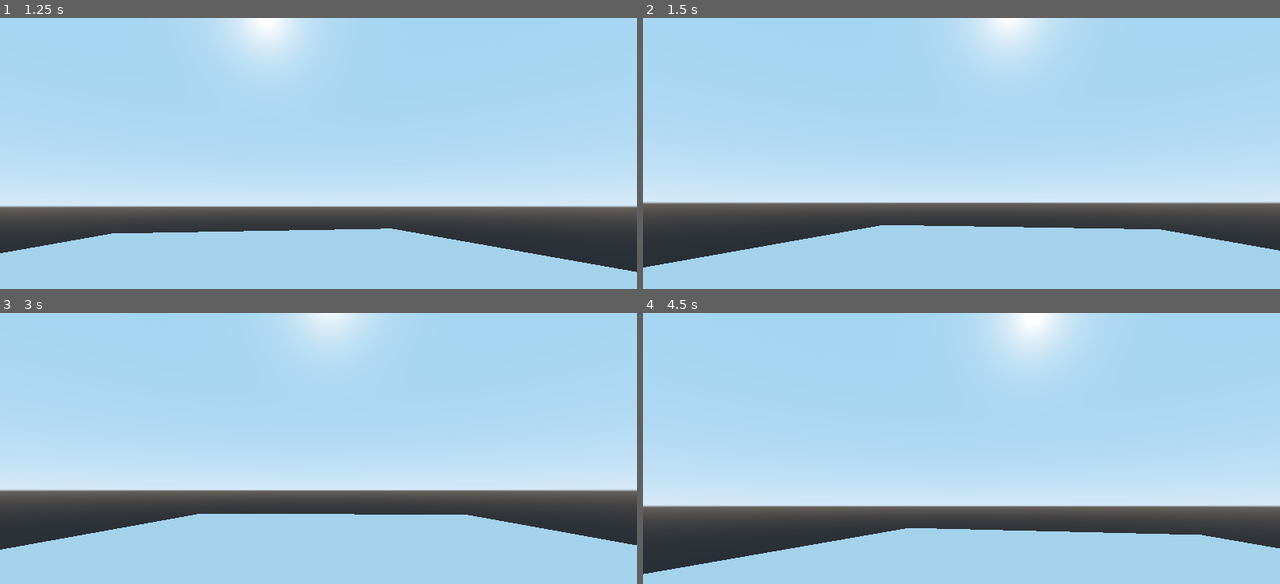
Above: before the commit, frames 1-4 (two rows, left to right).
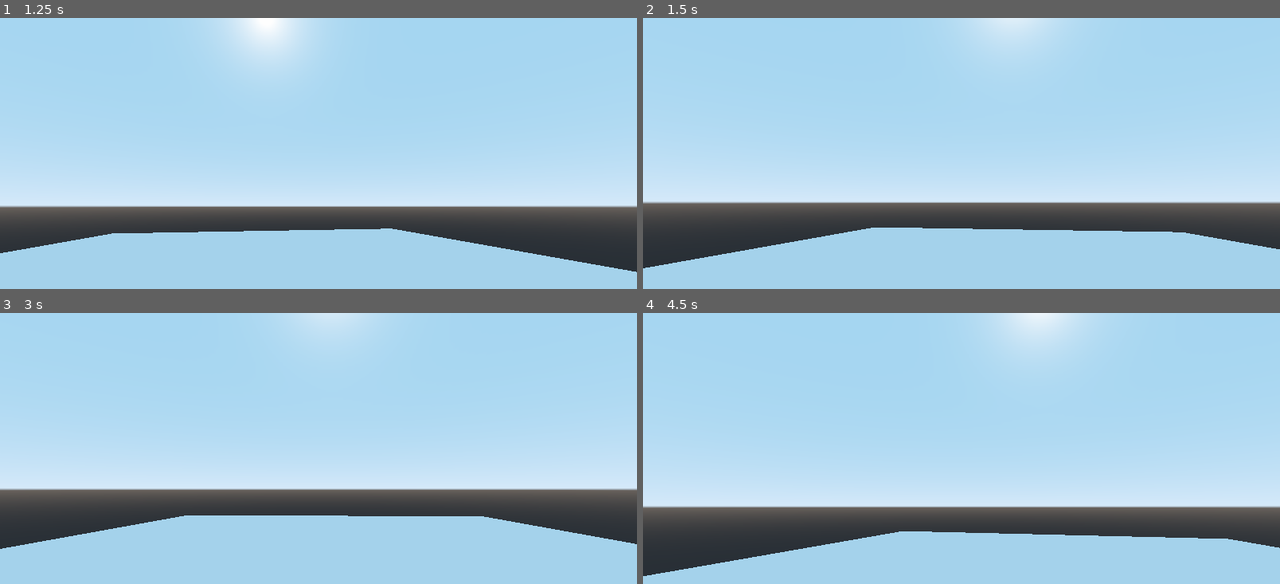
Above: after the commit, the same moments.

Repository: BakedLight/Godot-Wild-Jam-Project
Game: Godot game, scene res://Level/level.tscn
Same seed, same stepped clock (60 frames per second), same inputs: the game is played once before the commit and once after it.
Inputs (mouse positions are in pixels of both pictures, inside the frame that each line leads up to):
- Up to frame 1 (1.25 s): tap Enter at 0.5 s; move the mouse to (350, 202) at 0.52 s; hold Space (move_up, bound only after the commit) from 0.53 s (still down); click (350, 202) at 0.6 s; tap W (zoom, bound only after the commit) at 0.8 s
- Up to frame 2 (1.5 s): keep holding Space (move_up, bound only after the commit); move the mouse to (929, 204) at 1.27 s; tap W (zoom, bound only after the commit) at 1.35 s
- Up to frame 3 (3 s): keep holding Space (move_up, bound only after the commit); click (286, 499) at 1.55 s; tap Enter at 2 s; move the mouse to (331, 491) at 2.02 s; click (331, 491) at 2.1 s; tap W (zoom, bound only after the commit) at 2.3, 2.85 s; move the mouse to (312, 505) at 2.77 s
- Up to frame 4 (4.5 s): keep holding Space (move_up, bound only after the commit); click (955, 505) at 3.05 s; tap Enter at 3.5 s; move the mouse to (1006, 502) at 3.52 s; click (1006, 502) at 3.6 s; tap W (zoom, bound only after the commit) at 3.8, 4.35 s; move the mouse to (910, 494) at 4.27 s

Frame 1 is identical in both runs. In frame 2, 0.7% of the frame differs, in the area x 0-100%, y 0-93%; in frame 3, 1.5%; in frame 4, 1.8%, in the area x 0-100%, y 0-98%.

Commit message:
Added zoom
use w to zoom, also started making vertical movement

Diff:
--- a/Player/player.gd
+++ b/Player/player.gd
@@ -1,38 +1,66 @@
 extends Spatial
 
 export var angular_speed = 40
-export var scope_zoom = 40 #Lower the value for more zoom
+export var scope_zoom = 35 #Lower the value for more zoom
 export var switching_time = 0.2 #Time to open or close the scope
+export var zoom_amount = 45 # Lower the value for more zoom
+export var zoom_time = 0.1 #Time to zoom in or out
 export var default_zoom = 70
 
-var direction = 0
+var direction:Vector2 = Vector2.ZERO
 var scope = false
+var zoomed = false
+onready var zoom_tween: SceneTreeTween = create_tween()
 
 onready var camera = $Body/Camera
 
 func _physics_process(delta):
 	if not scope:
 		if Input.is_action_pressed("move_left"):
-			direction = -1
+			direction.x = -1
 		if Input.is_action_pressed("move_right"):
-			direction = 1
-		rotate_y(deg2rad(angular_speed * direction * delta))
-		direction = 0
+			direction.x = 1
+		if Input.is_action_pressed("move_down"):
+			direction.y = -1
+		if Input.is_action_pressed("move_up"):
+			direction.y = 1
+		rotate_y(deg2rad(angular_speed * direction.x * delta))
+		#otate_x(deg2rad(angular_speed * direction.y * delta))
+		direction = Vector2.ZERO
 	else:
-		direction = 0
-		if Input.is_action_just_pressed("shoot"):
+		direction = Vector2.ZERO
+		if Input.is_action_just_pressed("shoot") and scope:
 			shoot()
 
 func _input(_event):
-	if Input.is_action_just_pressed("scope"):
-		scope = true
-		var zoom_tween = create_tween()
-		zoom_tween.set_ease(Tween.EASE_OUT)
-		zoom_tween.tween_property(camera, "fov", scope_zoom, switching_time)
-	if Input.is_action_just_released("scope"):
-		var zoom_tween = create_tween()
-		zoom_tween.set_ease(Tween.EASE_IN)
-		zoom_tween.tween_property(camera, "fov", default_zoom, switching_time)
+	if not zoomed:
+		if Input.is_action_just_pressed("scope"):
+			scope = true
+			if zoom_tween: zoom_tween.kill()
+			zoom_tween = create_tween()
+			zoom_tween.set_ease(Tween.EASE_OUT)
+			zoom_tween.tween_property(camera, "fov", scope_zoom, switching_time)
+		if Input.is_action_just_released("scope"):
+			zoom_tween.kill()
+			zoom_tween = create_tween()
+			zoom_tween.set_ease(Tween.EASE_IN)
+			zoom_tween.tween_property(camera, "fov", default_zoom, switching_time)
+			yield(get_tree().create_timer(switching_time), "timeout")
+			scope = false
+	if not scope:
+		if Input.is_action_just_pressed("zoom"):
+			zoomed = true
+			if zoom_tween: zoom_tween.kill()
+			zoom_tween = create_tween()
+			zoom_tween.set_ease(Tween.EASE_OUT)
+			zoom_tween.tween_property(camera, "fov", zoom_amount, zoom_time)
+		if Input.is_action_just_released("zoom"):
+			zoom_tween.kill()
+			zoom_tween = create_tween()
+			zoom_tween.set_ease(Tween.EASE_IN)
+			zoom_tween.tween_property(camera, "fov", default_zoom, zoom_time)
+			yield(get_tree().create_timer(zoom_time), "timeout")
+			zoomed = false
 
 func shoot():
 	pass
--- a/project.godot
+++ b/project.godot
@@ -40,19 +40,29 @@
 "events": [ Object(InputEventKey,"resource_local_to_scene":false,"resource_name":"","device":0,"alt":false,"shift":false,"control":false,"meta":false,"command":false,"pressed":false,"scancode":0,"physical_scancode":68,"unicode":0,"echo":false,"script":null)
  ]
 }
-scope={
+move_down={
 "deadzone": 0.5,
 "events": [ Object(InputEventKey,"resource_local_to_scene":false,"resource_name":"","device":0,"alt":false,"shift":false,"control":false,"meta":false,"command":false,"pressed":false,"scancode":0,"physical_scancode":16777237,"unicode":0,"echo":false,"script":null)
  ]
 }
-move_down={
+move_up={
 "deadzone": 0.5,
-"events": [ Object(InputEventKey,"resource_local_to_scene":false,"resource_name":"","device":0,"alt":false,"shift":false,"control":false,"meta":false,"command":false,"pressed":false,"scancode":0,"physical_scancode":16777238,"unicode":0,"echo":false,"script":null)
+"events": [ Object(InputEventKey,"resource_local_to_scene":false,"resource_name":"","device":0,"alt":false,"shift":false,"control":false,"meta":false,"command":false,"pressed":false,"scancode":0,"physical_scancode":32,"unicode":0,"echo":false,"script":null)
+ ]
+}
+zoom={
+"deadzone": 0.51,
+"events": [ Object(InputEventKey,"resource_local_to_scene":false,"resource_name":"","device":0,"alt":false,"shift":false,"control":false,"meta":false,"command":false,"pressed":false,"scancode":0,"physical_scancode":87,"unicode":0,"echo":false,"script":null)
  ]
 }
 shoot={
 "deadzone": 0.5,
 "events": [ Object(InputEventMouseButton,"resource_local_to_scene":false,"resource_name":"","device":0,"alt":false,"shi …(229 unchanged characters)…
+ ]
+}
+scope={
+"deadzone": 0.5,
+"events": [ Object(InputEventKey,"resource_local_to_scene":false,"resource_name":"","device":0,"alt":false,"shift":false,"control":false,"meta":false,"command":false,"pressed":false,"scancode":0,"physical_scancode":16777238,"unicode":0,"echo":false,"script":null)
  ]
 }
 
